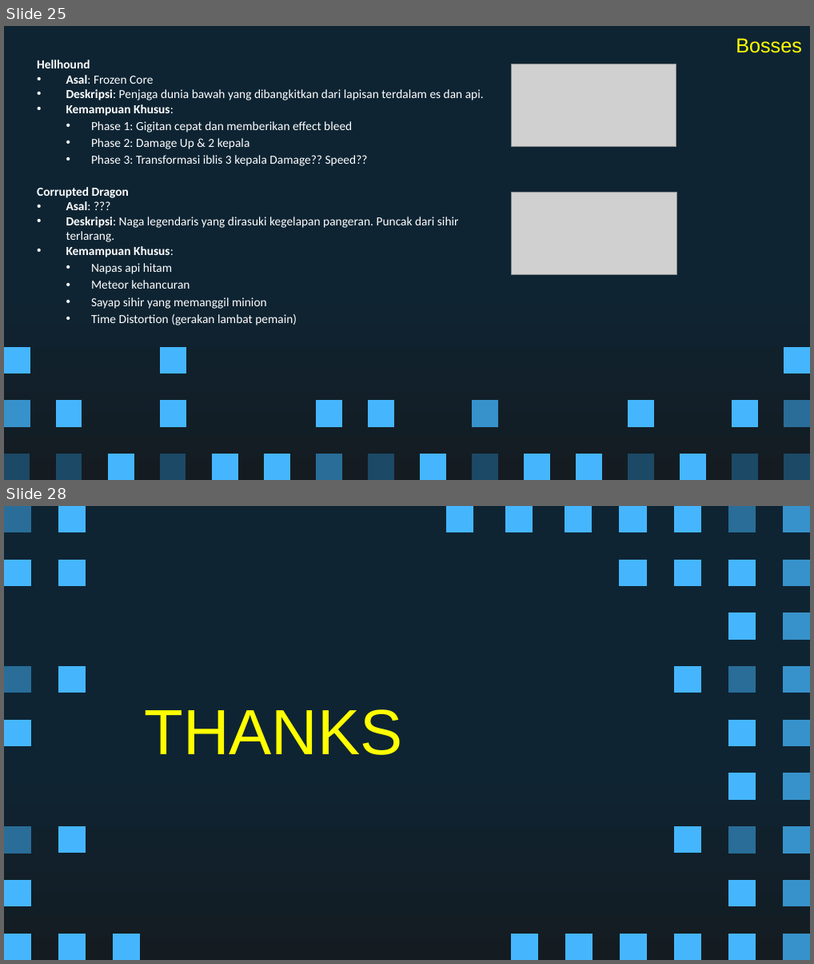
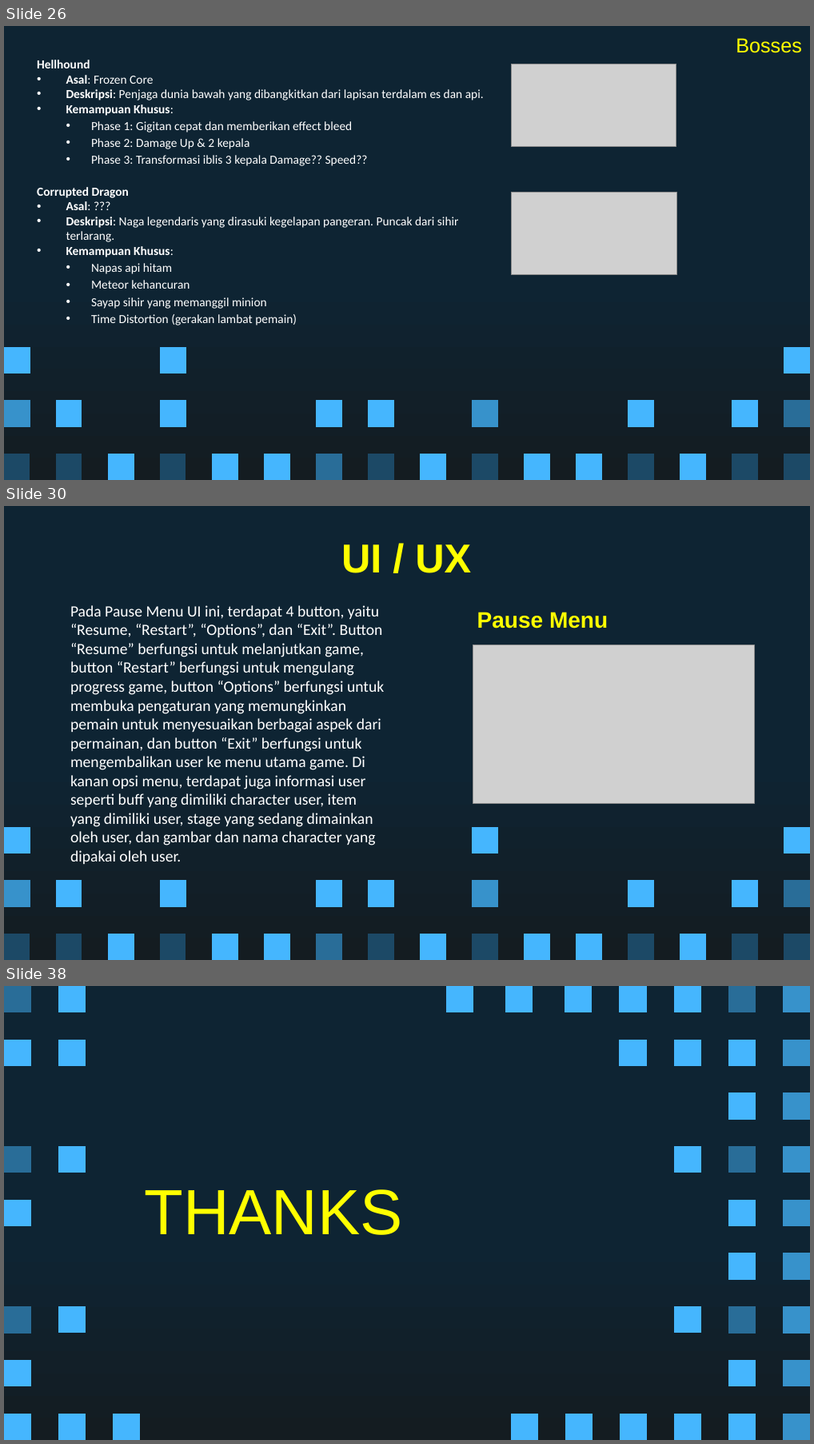
Before and after one commit to Ricardhad/gameProgProject, a slide deck: Super Pixel Vintage Gaming by Slidesgo.pptx. Shown one above the other, each under a label of ours: slides 25 and 28 before the commit, slides 26, 30 and 38 after it; the slides between them are not shown. The pictures are 814x964 and 814x1444 pixels, drawn with LibreOffice and Linux fonts; fonts in the diff are those of the drawing; grey boxes stand for pictures. Boxes give left, top, right and bottom in pixels: in the first picture for what was removed or moved away, otherwise in the second. Text is boxed around its words. In the diff, an @@ line names an element or a change of style, - is before the commit and + after.

```diff
--- a/Super Pixel Vintage Gaming by Slidesgo.pptx
+++ b/Super Pixel Vintage Gaming by Slidesgo.pptx
@@ slide 30 added at bbox=[4, 506, 810, 960], background gradient #0E2433 to #141C21; not listed: 27 template elements that a slide beside it also shows @@
@@ title added at bbox=[342, 544, 471, 573], 36 pt, text #FFFF00, bold @@
+UI / UX
@@ text added at bbox=[70, 605, 384, 845], 14 pt, text #FFFFFF @@
+Pada Pause Menu UI ini, terdapat 4 button, yaitu “Resume, “Restart”, “Options”, dan “Exit”. Button “Resume” berfungsi untuk melanjutkan game, button “Restart” berfungsi untuk mengulang progress game, button “Options” berfungsi untuk membuka pengaturan yang memungkinkan pemain untuk menyesuaikan berbagai aspek dari permainan, dan button “Exit” berfungsi untuk mengembalikan user ke menu utama game. Di kanan opsi menu, terdapat juga informasi user seperti buff yang dimiliki character user, item yang dimiliki user, stage yang sedang dimainkan oleh user, dan gambar dan nama character yang dipakai oleh user.
@@ text added at bbox=[478, 612, 608, 628], 20 pt, text #FFFF00, bold @@
+Pause Menu
@@ picture added at bbox=[474, 645, 754, 804] @@
@@ freeform shape added at bbox=[472, 827, 498, 853], fill #45B6FE @@
@@ what was slide 25 is now slide 26 @@
@@ what was slide 28 is now slide 38 @@
```
Also in this commit, not shown: 1 slide changed, 9 other slides added, 4 other files.
